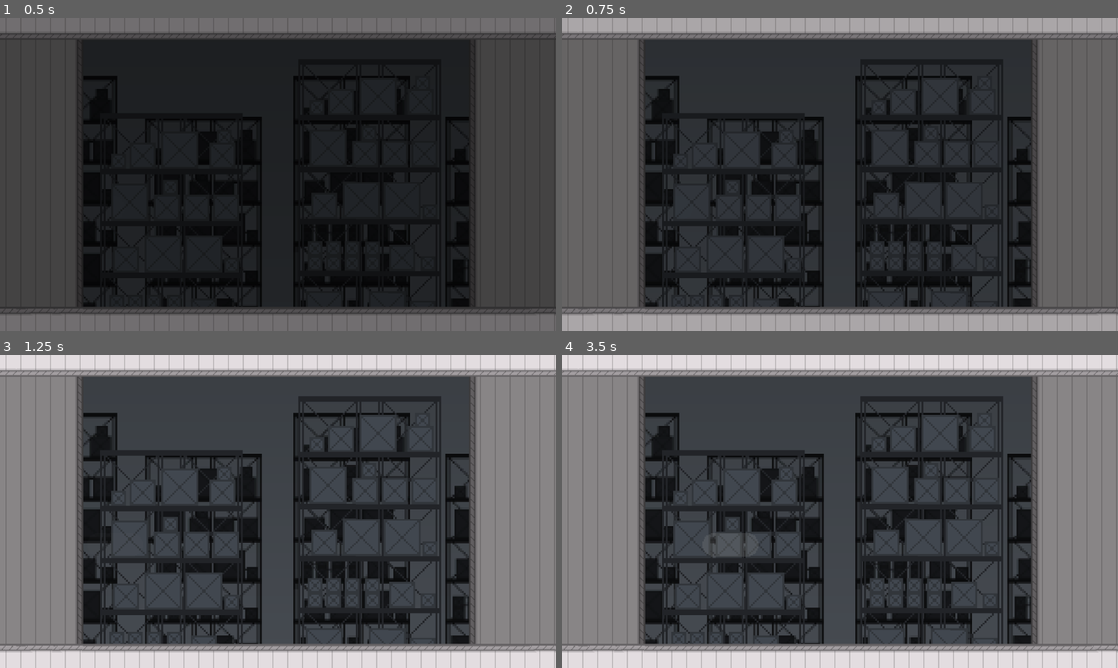
Above: before the commit, frames 1-4 (two rows, left to right).
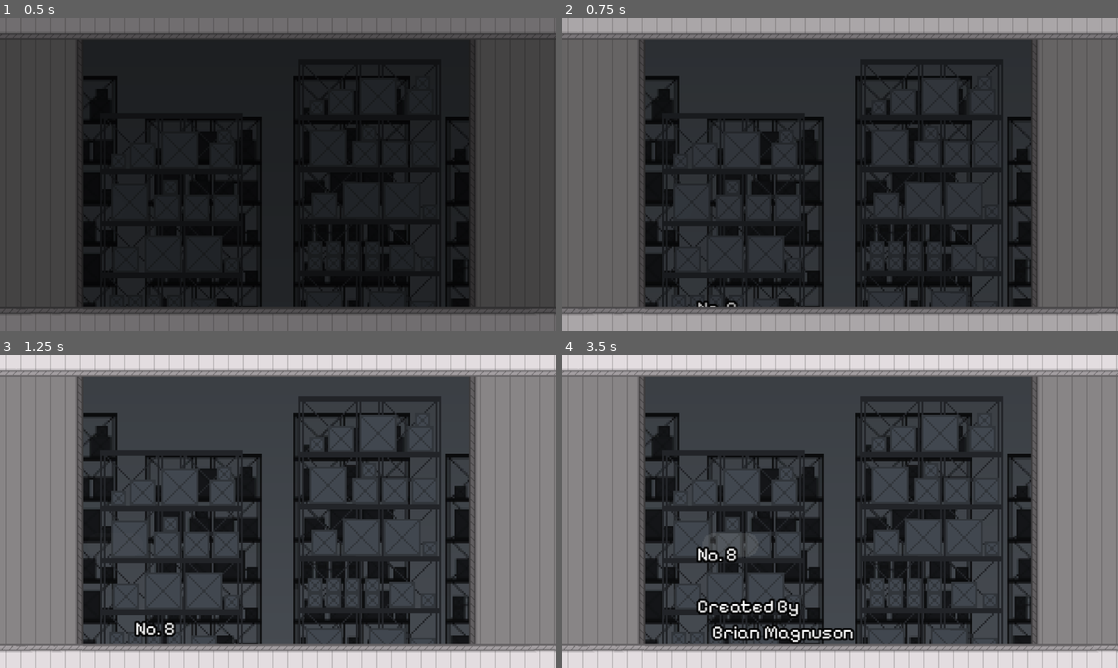
Above: after the commit, the same moments.

Repository: Brian-Magnuson/lab_escape_gd
Game: Godot game, scene res://scenes/credits.tscn
Two runs of this game, one before a commit and one after it. Both use one fixed random seed, a clock stepped at 60 frames per second and the inputs below. This scene is started directly instead of the project's main scene.
Inputs (mouse positions are in pixels of both pictures, inside the frame that each line leads up to):
- Up to frame 1 (0.5 s): no input
- Up to frame 2 (0.75 s): move the mouse to (962, 158) at 0.52 s; press the mouse at (962, 158) at 0.53 s; hold D (move_right) from 0.53 s (still down)
- Up to frame 3 (1.25 s): keep holding D (move_right); tap Space (jump) at 0.77 s
- Up to frame 4 (3.5 s): move the mouse to (728, 527) at 1.27 s; release the mouse at (728, 527) at 1.28 s; tap E (interact) at 1.35, 2.85 s; tap Space (jump) at 1.52, 3.02 s; move the mouse to (895, 442) at 2.02 s; release D (move_right) at 2.03 s; press the mouse at (895, 442) at 2.03 s; hold A (move_left) 2.03-2.78 s; move the mouse to (812, 574) at 2.77 s; release the mouse at (812, 574) at 2.78 s; hold D (move_right) from 2.78 s (still down)

Frame 1 is identical in both runs. In frame 2, less than 0.1% of the frame differs, in the area x 24-32%, y 90-93%; in frame 3, 0.3%; in frame 4, 1.9%, in the area x 24-53%, y 61-93%.

Commit message:
Add credits to credits scene

Diff:
--- a/scenes/credits.tscn
+++ b/scenes/credits.tscn
@@ -8,6 +8,7 @@
 [ext_resource type="Texture2D" uid="uid://biqr3vu0dcgxc" path="res://assets/environment/SemisolidPlatform.png" id="6_e4uir"]
 [ext_resource type="Texture2D" uid="uid://dghxv6wir8pe7" path="res://assets/tiles/LabTilesetDarker.png" id="7_g801i"]
 [ext_resource type="TileSet" uid="uid://cjj3lgustq04" path="res://assets/tiles/tiles.tres" id="8_4t8yx"]
+[ext_resource type="FontFile" uid="uid://ovusp05cp1yp" path="res://assets/fonts/PixelifySans-VariableFont_wght.ttf" id="9_ih6pn"]
 
 [sub_resource type="Gradient" id="Gradient_44yx7"]
 colors = PackedColorArray(0.223529, 0.239216, 0.258824, 1, 0.309804, 0.329412, 0.356863, 1)
@@ -603,6 +604,49 @@
 &"fade_out": SubResource("Animation_ypn4w")
 }
 
+[sub_resource type="LabelSettings" id="LabelSettings_7lgdl"]
+font = ExtResource("9_ih6pn")
+font_size = 20
+outline_size = 8
+outline_color = Color(0, 0, 0, 1)
+
+[sub_resource type="Animation" id="Animation_ih6pn"]
+resource_name = "scroll"
+length = 30.0
+tracks/0/type = "value"
+tracks/0/imported = false
+tracks/0/enabled = true
+tracks/0/path = NodePath(".:position")
+tracks/0/interp = 1
+tracks/0/loop_wrap = true
+tracks/0/keys = {
+"times": PackedFloat32Array(0, 30),
+"transitions": PackedFloat32Array(1, 1),
+"update": 0,
+"values": [Vector2(280, 399), Vector2(280, -661)]
+}
+
+[sub_resource type="Animation" id="Animation_7lgdl"]
+length = 0.001
+tracks/0/type = "value"
+tracks/0/imported = false
+tracks/0/enabled = true
+tracks/0/path = NodePath(".:position")
+tracks/0/interp = 1
+tracks/0/loop_wrap = true
+tracks/0/keys = {
+"times": PackedFloat32Array(0),
+"transitions": PackedFloat32Array(1),
+"update": 0,
+"values": [Vector2(228, 399)]
+}
+
+[sub_resource type="AnimationLibrary" id="AnimationLibrary_c6kru"]
+_data = {
+&"RESET": SubResource("Animation_7lgdl"),
+&"scroll": SubResource("Animation_ih6pn")
+}
+
 [node name="Title" type="Node"]
 script = ExtResource("1_83ncp")
 
@@ -682,3 +726,47 @@
 &"": SubResource("AnimationLibrary_lbrgs")
 }
 autoplay = "fade_in"
+
+[node name="Credits" type="Label" parent="."]
+z_index = -4
+texture_filter = 1
+offset_left = 228.0
+offset_top = 399.0
+offset_right = 525.0
+offset_bottom = 1208.0
+text = "No. 8
+
+Created By
+    Brian Magnuson
+
+Scripting
+    Brian Magnuson
+
+Art
+    Brian Magnuson
+
+Music
+    \"Sanctuary\"
+    by Abstraction
+    www.abstractionmusic.com
+
+    \"Box Jump\"
+    by Abstraction
+    www.abstractionmusic.com
+
+Level Design
+    Brian Magnuson
+
+Special Thanks
+    UF Digital Worlds Institute
+
+Thank You for Playing!
+
+"
+label_settings = SubResource("LabelSettings_7lgdl")
+
+[node name="AnimationPlayer" type="AnimationPlayer" parent="Credits"]
+libraries = {
+&"": SubResource("AnimationLibrary_c6kru")
+}
+autoplay = "scroll"
Not shown: 1 places in scenes/credits.tscn that only renumber resources
